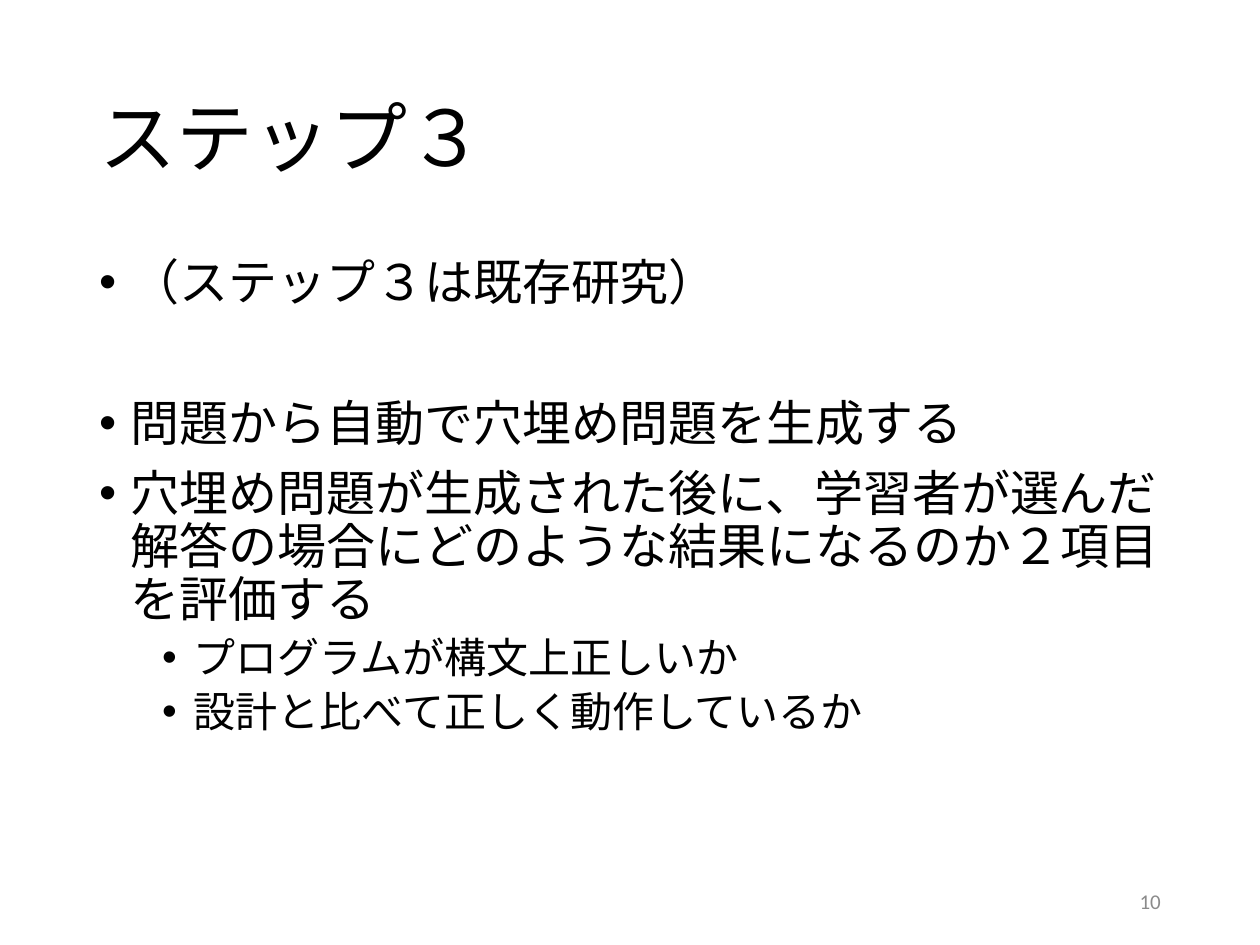
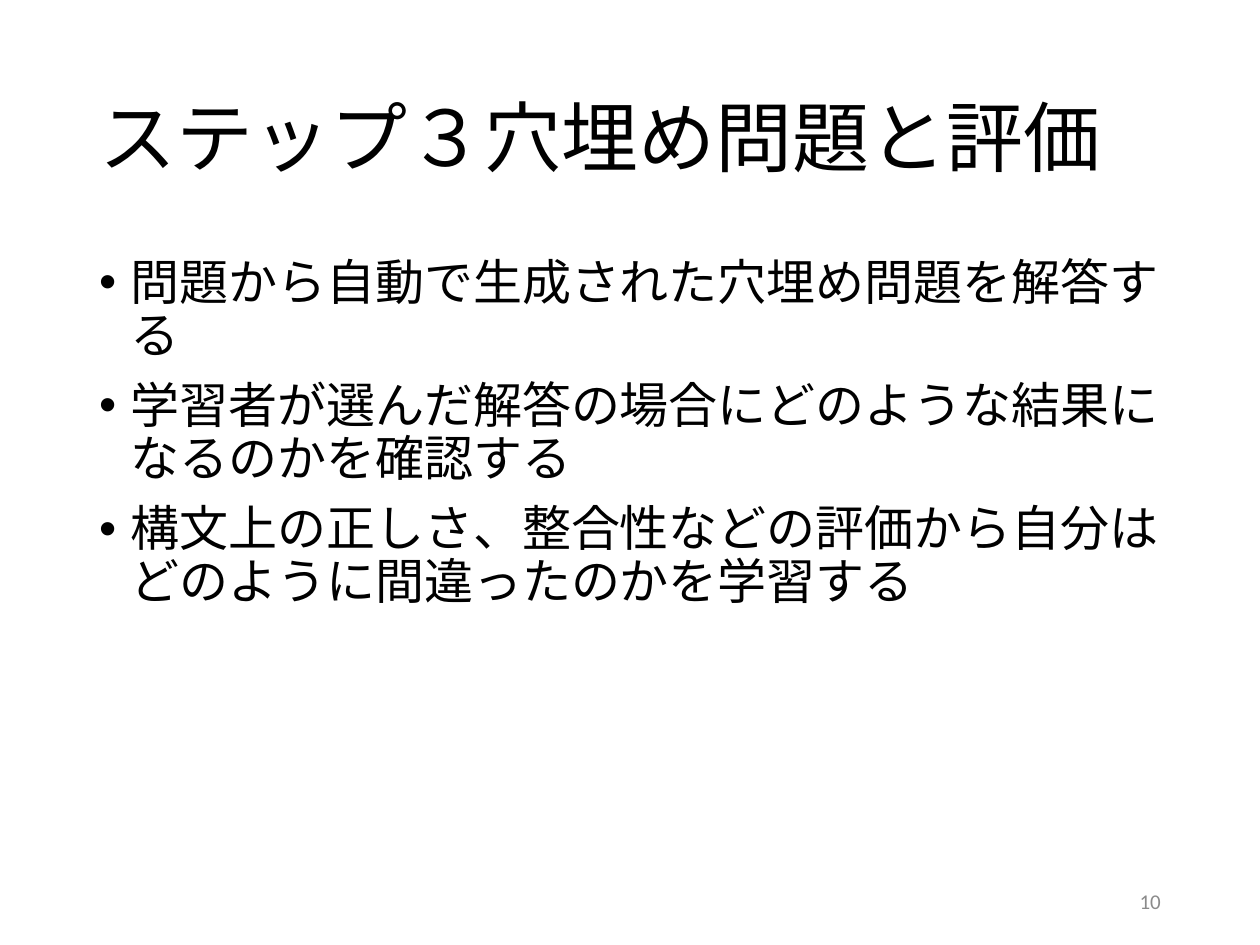
Before and after one commit to kait-takanolab/1821121-shimaoka-thesis, a slide deck: slide 10 of 1821121_shimaoka_sotsuken.pptx. Drawn at 1260x945 pixels with LibreOffice and Linux fonts; fonts in the diff are those of the drawing. Boxes give left, top, right and bottom in pixels: in the first picture for what was removed or moved away, otherwise in the second. Text is boxed around its words. In the diff, an @@ line names an element or a change of style, - is before the commit and + after.

```diff
--- a/1821121_shimaoka_sotsuken.pptx
+++ b/1821121_shimaoka_sotsuken.pptx
@@ title at bbox=[99, 101, 1100, 173]: text changed @@
-ステップ３
+ステップ３穴埋め問題と評価
@@ text at bbox=[131, 258, 1159, 603]: text changed @@
-• （ステップ３は既存研究）
-• 問題から自動で穴埋め問題を生成する
-• 穴埋め問題が生成された後に、学習者が選んだ解答の場合にどのような結果になるのか２項目を評価する
-  • プログラムが構文上正しいか
-  • 設計と比べて正しく動作しているか
+• 問題から自動で生成された穴埋め問題を解答する
+• 学習者が選んだ解答の場合にどのような結果になるのかを確認する
+• 構文上の正しさ、整合性などの評価から自分はどのように間違ったのかを学習する
```
Also in this commit, not shown: 2 other slides changed, 1 slide added, 2 other files.
